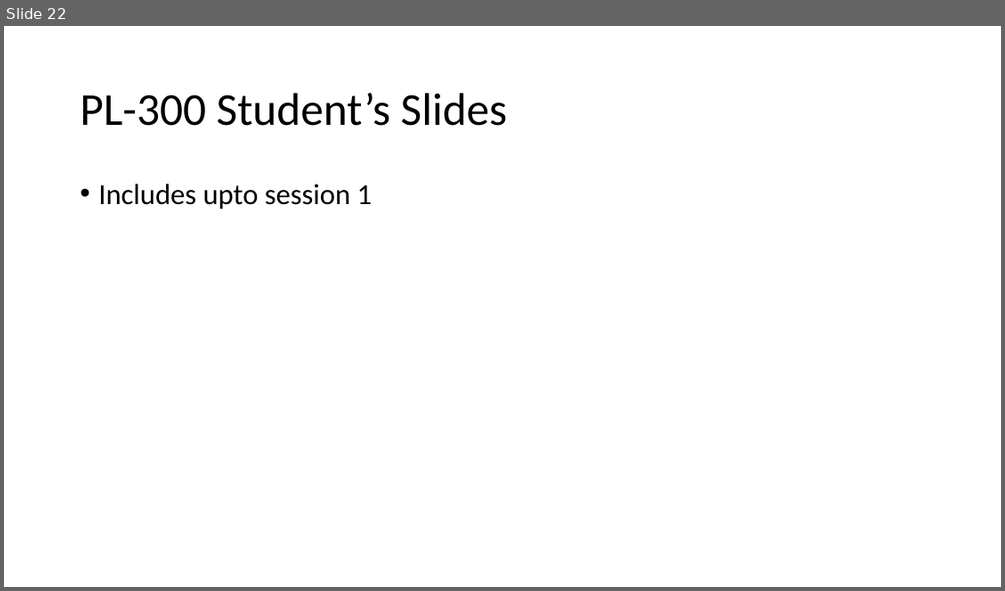
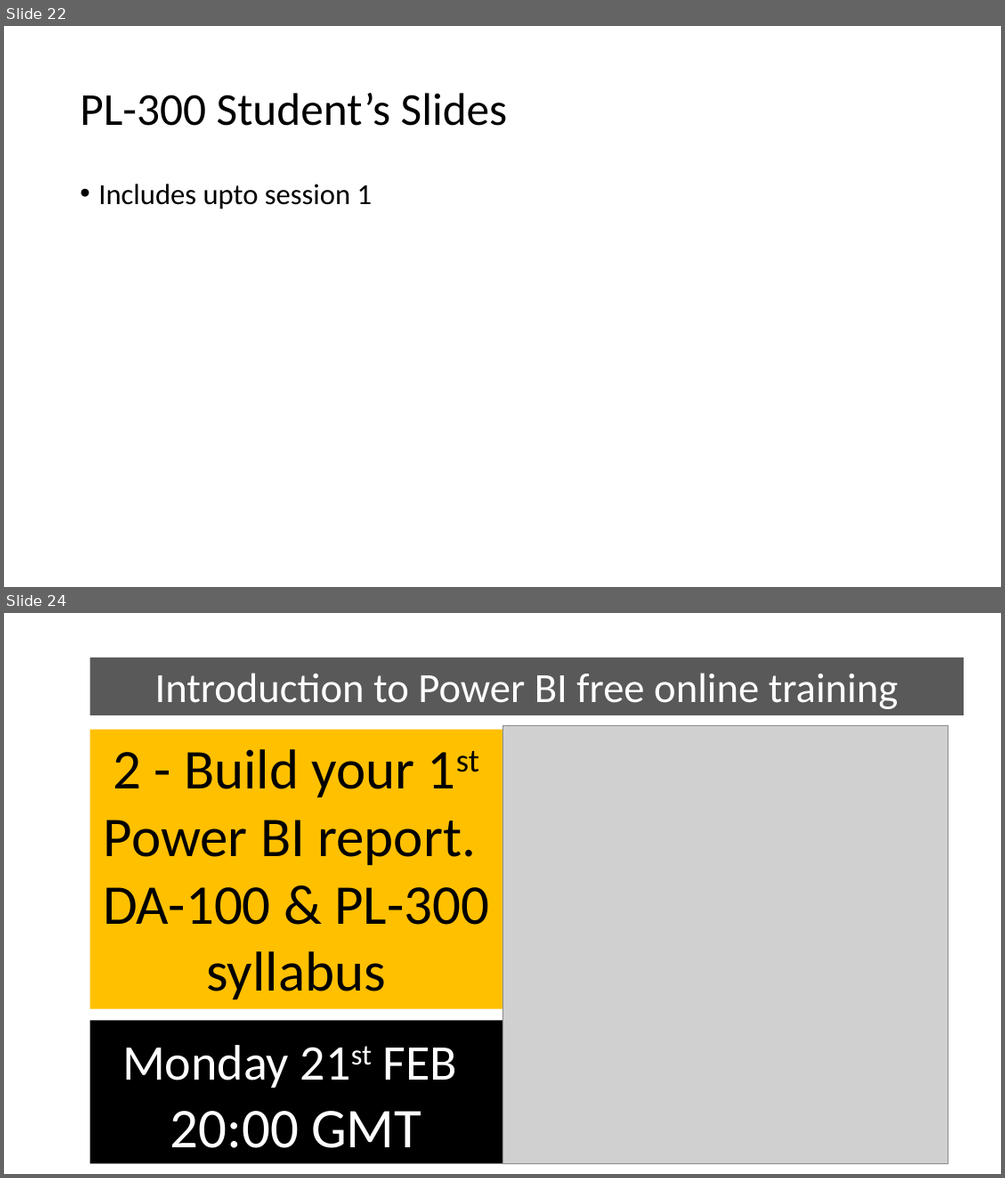
Before and after one commit to wottabyte/PBITraining, a slide deck: PL-300 online 2022/PL300 Students Slides.pptx. Shown one above the other, each under a label of ours: slide 22 before the commit, slides 22 and 24 after it; the slides between them are not shown. The pictures are 1005x591 and 1005x1178 pixels, drawn with LibreOffice and Linux fonts; fonts in the diff are those of the drawing; grey boxes stand for pictures. Boxes give left, top, right and bottom in pixels: in the first picture for what was removed or moved away, otherwise in the second. Text is boxed around its words. In the diff, an @@ line names an element or a change of style, - is before the commit and + after.

```diff
--- a/PL-300 online 2022/PL300 Students Slides.pptx
+++ b/PL-300 online 2022/PL300 Students Slides.pptx
@@ slide 24 added at [4,613,1001,1174], background #FFFFFF @@
@@ rectangle added at [90,657,963,714], fill #595959, 40 pt, text #FFFFFF @@
+Introduction to Power BI free online training
@@ rectangle added at [90,730,502,1009], fill #FFC000, 54 pt, text #000000 @@
+2 - Build your 1st Power BI report.
+DA-100 & PL-300
+syllabus
@@ picture added at [502,726,948,1163] @@
@@ rectangle added at [90,1020,502,1163], fill #000000, 48 pt, text #FFFFFF @@
+Monday 21st FEB
+20:00 GMT
```
Also in this commit, not shown: 1 slide changed, 13 other slides added, 1 other file.
